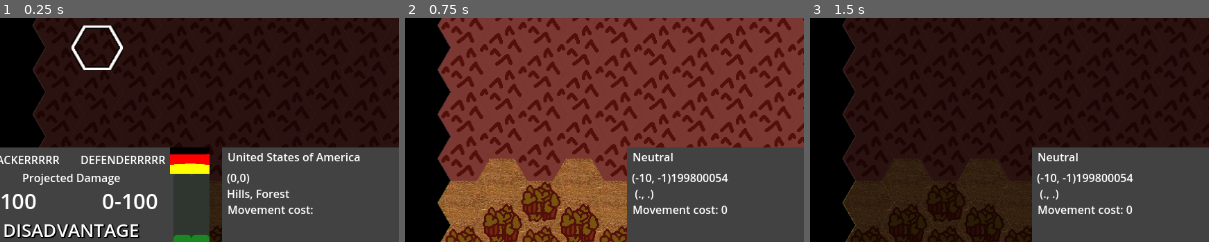
Above: before the commit, frames 1-3 (left to right).
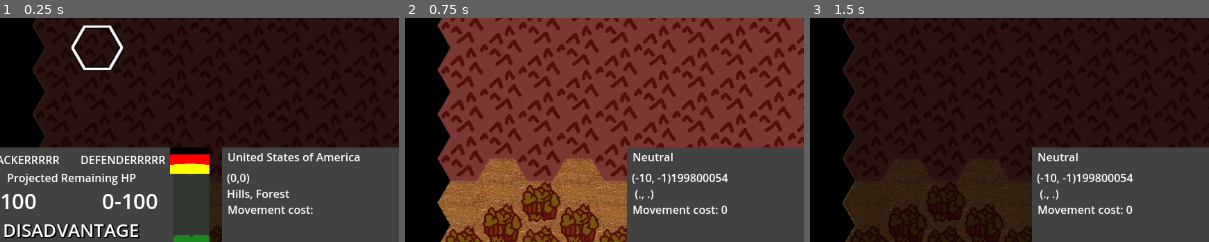
Above: after the commit, the same moments.

Repository: kralinc/cw2100game
Game: Godot game, scene res://root.tscn
The game is run twice, just before and just after one commit, with the same random seed, the same clock (stepped at 60 frames per second) and the same inputs. The engine's default icon, where the game draws it, is replaced by a stand-in: a white triangle on a blue panel in a dark square.
Inputs:
- Up to frame 1 (0.25 s): no input
- Up to frame 2 (0.75 s): click "Next Turn" at 0.5 s
- Up to frame 3 (1.5 s): click "Next Turn" at 1.25 s
The pictures show only the part of the screen within x 41-91%, y 48-98%; the shares and areas given below are measured in that part.

The runs differ from the first frame. In frame 1, 0.7% of the frame differs, in the area x 2-35%, y 69-75%; in frame 2, nothing differs; in frame 3, nothing differs.

Commit message:
adjusted combat numbers to make it less random and more strategic

Diff:
--- a/CombatHelper.gd
+++ b/CombatHelper.gd
@@ -7,25 +7,27 @@
 	data.attackerCell = attackerCell
 	data.defenderCell = defenderCell
 
-	data.attackerMinDamage = 10
-	data.attackerMaxDamage = 60
-	data.defenderMinDamage = 10
-	data.defenderMaxDamage = 60
+	data.attackerMinDamage = 40
+	data.attackerMaxDamage = 50
+	data.defenderMinDamage = 40
+	data.defenderMaxDamage = 50
 
-	data.attackerMaxDamage *= (1 + (defenderCell.movementCost - 1 ) / 3) #Terrain advantage for defender
+	data.attackerMaxDamage += ((defenderCell.movementCost - 1) * 7) #Terrain advantage for defender
 
 	var numAdjacentAttacker = getNumAdjacentFriendlyUnits(attackerCell.unit)
 	var numAdjacentDefender = getNumAdjacentFriendlyUnits(defenderCell.unit)
 
-	data.attackerMaxDamage += numAdjacentDefender * 7
-	data.defenderMaxDamage += numAdjacentAttacker * 7
+	data.attackerMaxDamage *= 1 + (numAdjacentDefender * 0.1)
+	data.defenderMaxDamage *= 1 + (numAdjacentAttacker * 0.1)
 
 	if attackerCell.unit.hasAdvantageAgainst(defenderCell.unit):
-		data.defenderMinDamage *= 1.2
-		data.defenderMaxDamage *= 1.2
+		data.defenderMinDamage *= 1.3
+		data.defenderMaxDamage *= 1.3
+		data.attackerMinDamage *= 0.6
 	elif defenderCell.unit.hasAdvantageAgainst(attackerCell.unit):
-		data.attackerMinDamage *= 1.2
-		data.attackerMaxDamage *= 1.2
+		data.attackerMinDamage *= 1.3
+		data.attackerMaxDamage *= 1.3
+		data.defenderMinDamage *= 0.6
 
 	return data
 
--- a/HUDController.gd
+++ b/HUDController.gd
@@ -83,10 +83,10 @@
 		$CombatPanel/DefenderLabel.text = defenderUnit.type.name
 		setHealthBar($CombatPanel/AttackerHealthBarHigh, attackerUnit.hp - data.attackerMinDamage)
 		setHealthBar($CombatPanel/AttackerHealthBarLow, attackerUnit.hp - data.attackerMaxDamage)
-		$CombatPanel/AttackerDamageLabel.text = "%d - %d" % [data.attackerMinDamage, data.attackerMaxDamage]
+		$CombatPanel/AttackerDamageLabel.text = "%d - %d" % [attackerUnit.hp - data.attackerMinDamage, attackerUnit.hp - data.attackerMaxDamage]
 		setHealthBar($CombatPanel/DefenderHealthBarHigh, defenderUnit.hp - data.defenderMinDamage)
 		setHealthBar($CombatPanel/DefenderHealthBarLow, defenderUnit.hp - data.defenderMaxDamage)
-		$CombatPanel/DefenderDamageLabel.text = "%d - %d" % [data.defenderMinDamage, data.defenderMaxDamage]
+		$CombatPanel/DefenderDamageLabel.text = "%d - %d" % [defenderUnit.hp - data.defenderMinDamage, defenderUnit.hp - data.defenderMaxDamage]
 
 		$CombatPanel/AdvantageLabel.visible = true
 		if attackerUnit.hasAdvantageAgainst(defenderUnit):
--- a/Main.gd
+++ b/Main.gd
@@ -413,7 +413,7 @@
 func getReinforcementCount():
 	var faction:Faction = Global.factions[Global.currentPlayer]
 	var e:float = 2.718281828
-	return (Global.numImportantTiles / 10) * (log(faction.importantTiles.size() + 1) / log(e)) + 3
+	return (faction.importantTiles.size() + 3)/2
 
 func cellAroundImportantTile(cell:Vector2i):
 	if Global.mapData[cell].important:
--- a/root.tscn
+++ b/root.tscn
@@ -416,7 +416,7 @@
 offset_right = 71.0
 offset_bottom = 55.0
 grow_horizontal = 2
-text = "Projected Damage"
+text = "Projected Remaining HP"
 
 [node name="MapContainer" type="Node2D" parent="."]
 
